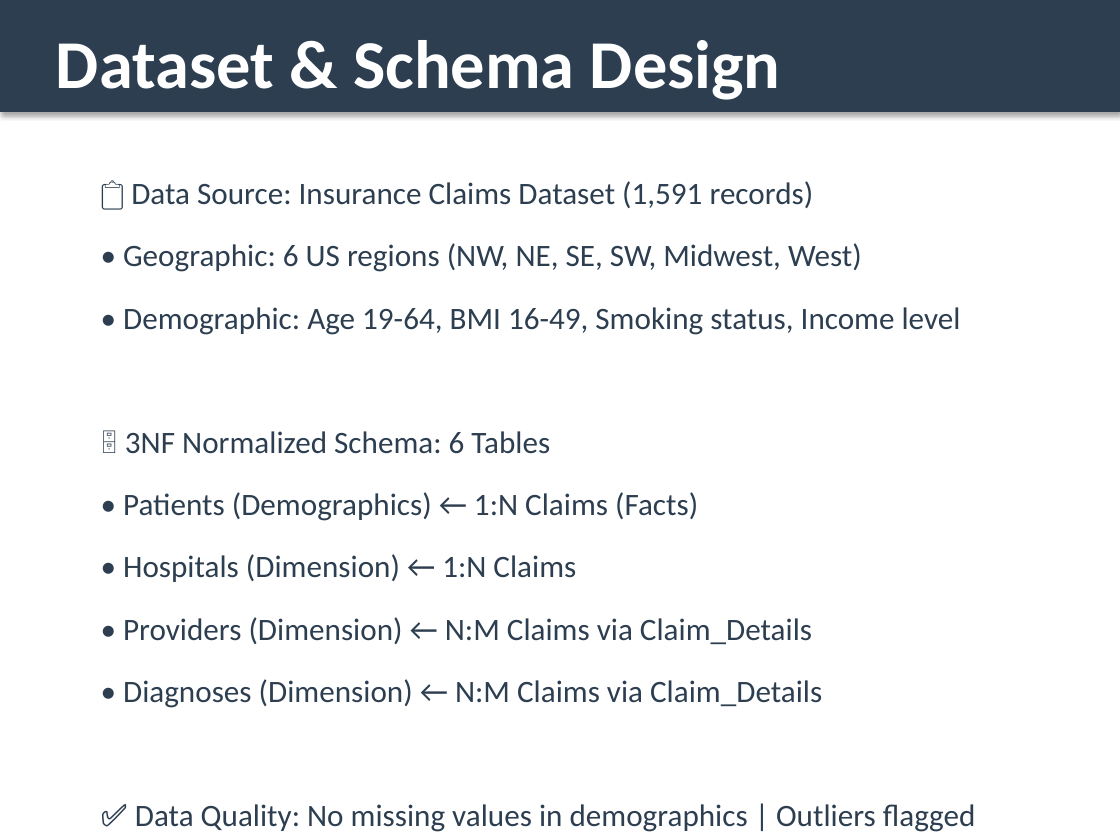
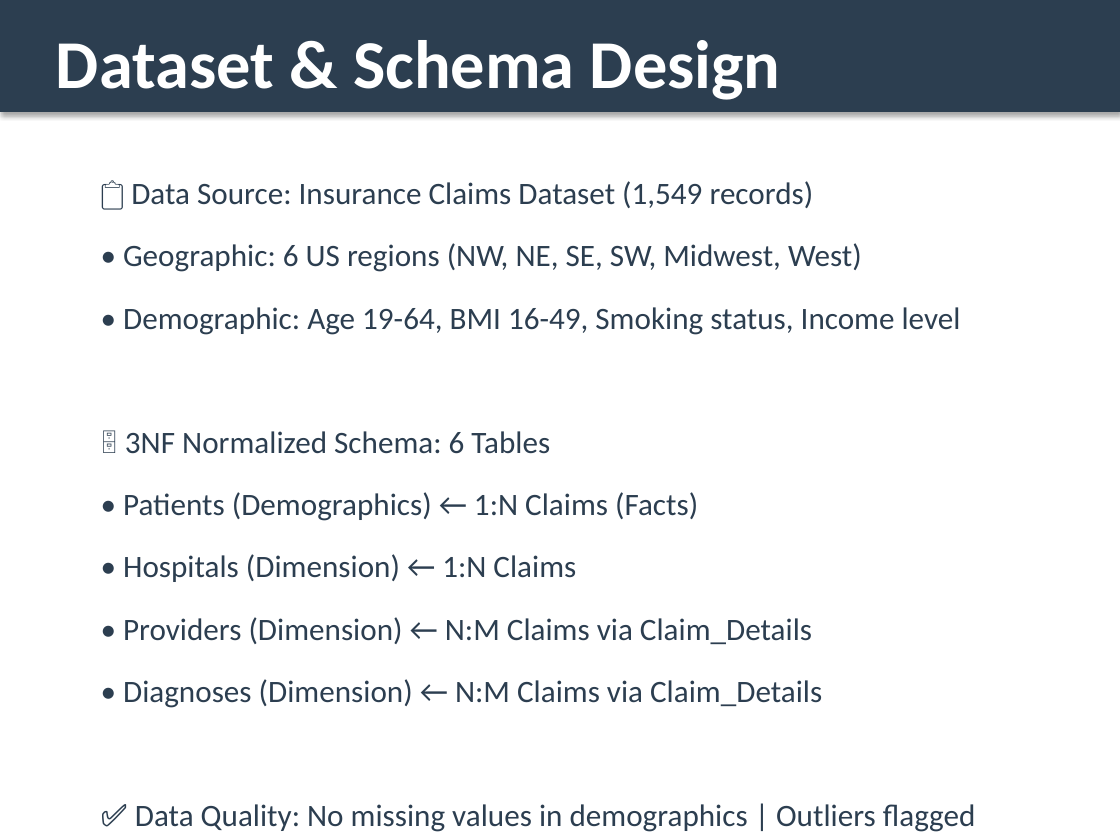
Before and after one commit to chandanaks2010-dev/Healthcare-Insurance-Claim-Analysis-And-Denial-Patterns-Dashboard, a slide deck: slide 3 of report/Healthcare_Insurance_Dashboard_Presentation.pptx. Drawn at 1120x840 pixels with LibreOffice and Linux fonts; fonts in the diff are those of the drawing. Boxes give left, top, right and bottom in pixels: in the first picture for what was removed or moved away, otherwise in the second. Text is boxed around its words. In the diff, an @@ line names an element or a change of style, - is before the commit and + after.

```diff
--- a/report/Healthcare_Insurance_Dashboard_Presentation.pptx
+++ b/report/Healthcare_Insurance_Dashboard_Presentation.pptx
@@ text at box(131, 181, 814, 208): text changed @@
-📋 Data Source: Insurance Claims Dataset (1,591 records)
+📋 Data Source: Insurance Claims Dataset (1,549 records)
```
Also in this commit, not shown: 3 other slides changed, 18 other files.
